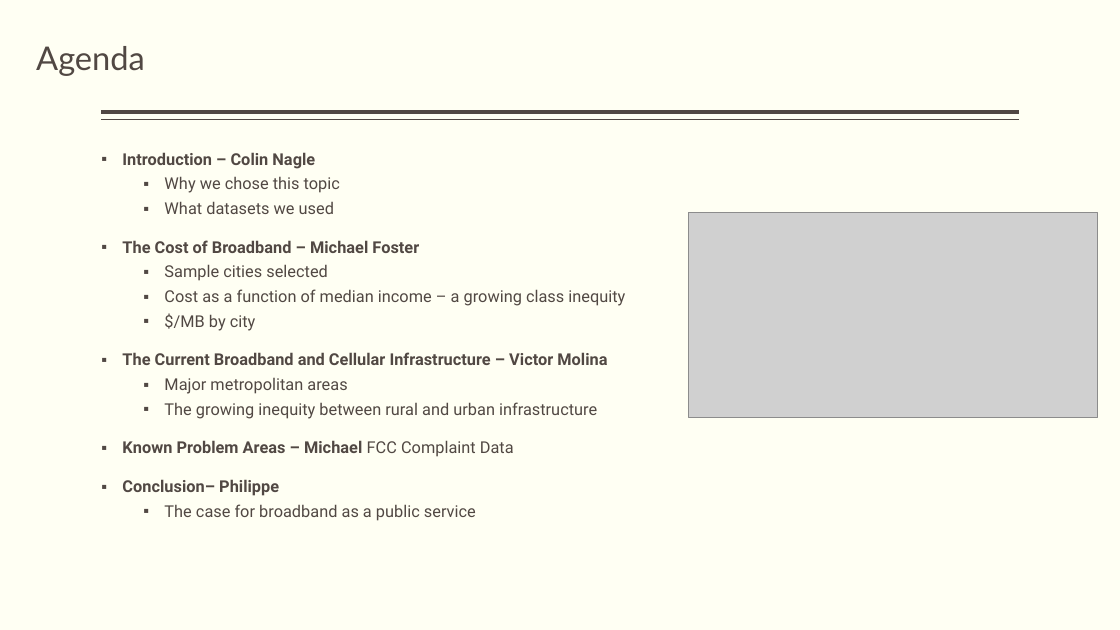
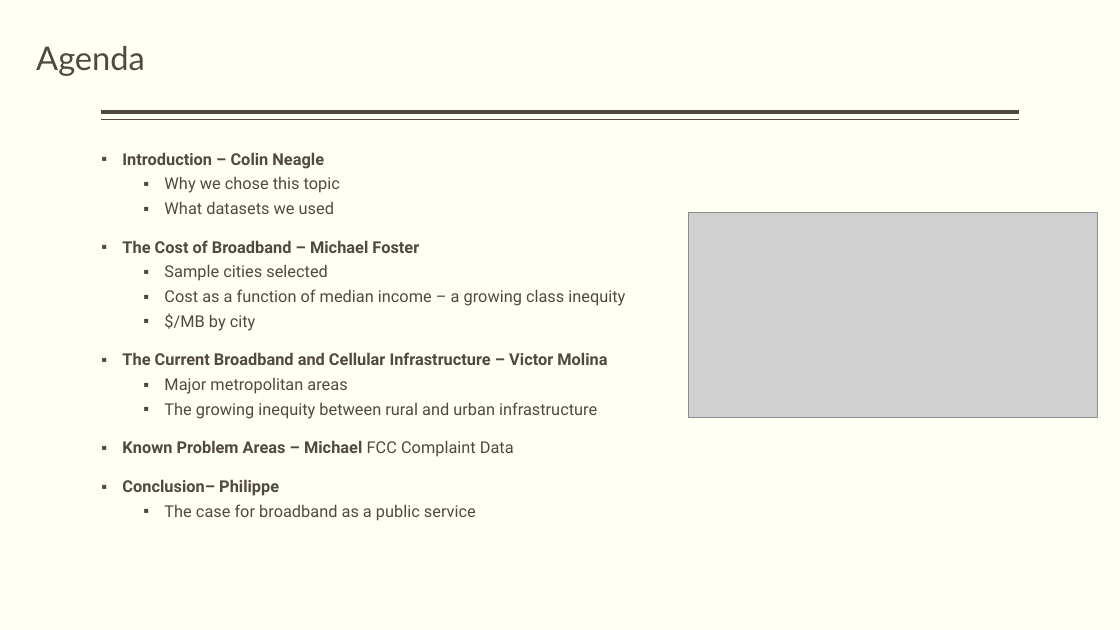
Before and after one commit to vsmolina/fiber_group, a slide deck: slide 2 of Fiber_Group_Presenetation_DRAFT.pptx. Drawn at 1120x630 pixels with LibreOffice and Linux fonts; fonts in the diff are those of the drawing; grey boxes stand for pictures. Boxes give left, top, right and bottom in pixels: in the first picture for what was removed or moved away, otherwise in the second. Text is boxed around its words. In the diff, an @@ line names an element or a change of style, - is before the commit and + after.

```diff
--- a/Fiber_Group_Presenetation_DRAFT.pptx
+++ b/Fiber_Group_Presenetation_DRAFT.pptx
@@ text at (x1=122, y1=152, x2=324, y2=169): text changed @@
-▪ Introduction – Colin Nagle
+▪ Introduction – Colin Neagle
```
Also in this commit, not shown: 4 slides added, 4 other files.
